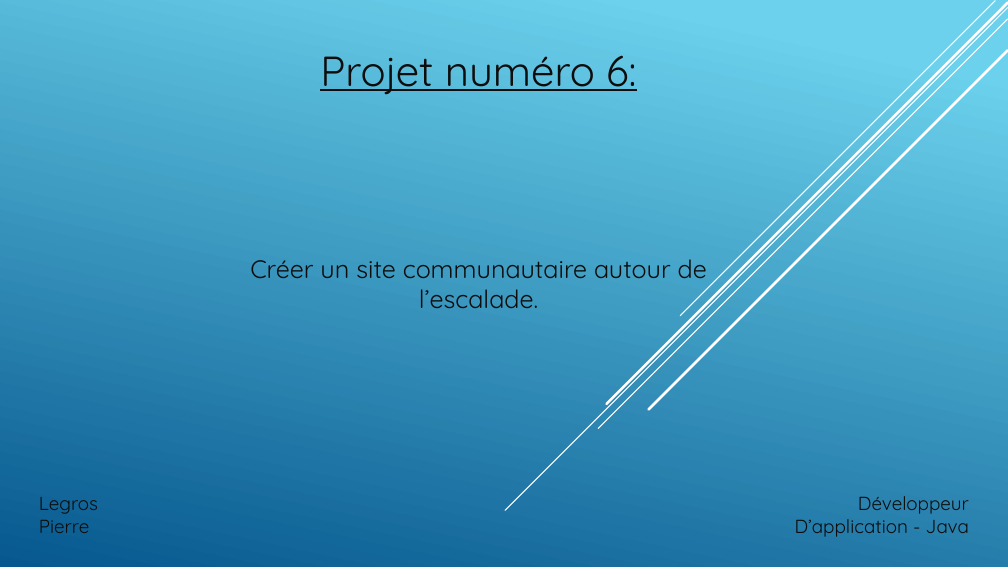
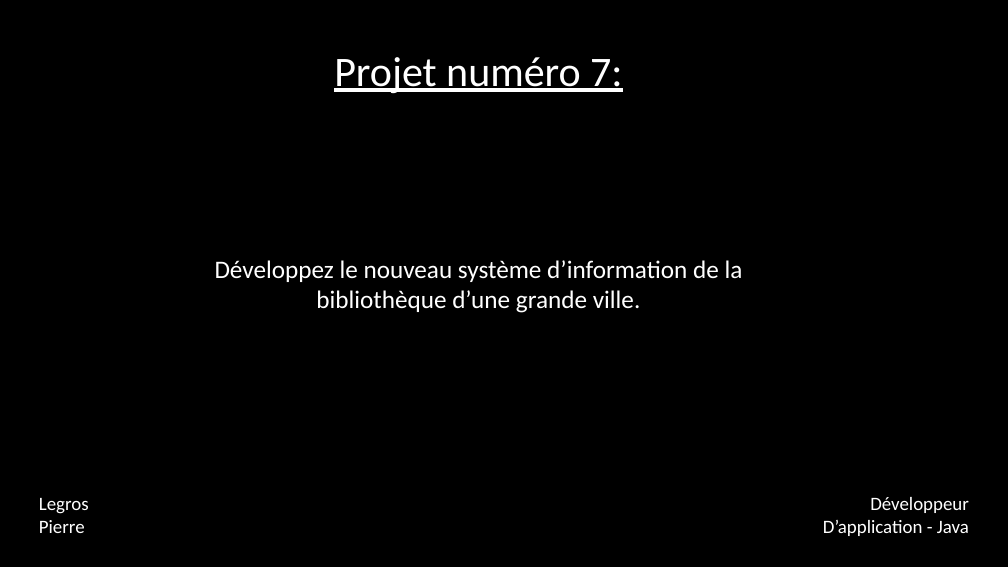
Before and after one commit to luffyerrot/projet7, a slide deck: slide 1 of Projet 7.pptx. Drawn at 1008x567 pixels with LibreOffice and Linux fonts; fonts in the diff are those of the drawing; background and template pictures are left out. Boxes give left, top, right and bottom in pixels: in the first picture for what was removed or moved away, otherwise in the second. Text is boxed around its words. In the diff, an @@ line names an element or a change of style, - is before the commit and + after.

```diff
--- a/Projet 7.pptx
+++ b/Projet 7.pptx
@@ background gradient #6ED2EB to #06588E to picture (left out) @@
@@ line removed from (1008, 8) to (505, 510) @@
@@ line removed from (1008, 19) to (598, 429) @@
@@ line removed from (1008, 3) to (606, 404) @@
@@ line removed from (995, 1) to (681, 316) @@
@@ text at bbox=[334, 57, 622, 94]: text changed; font Quicksand to Calibri; text colour #0D0D0D to #FFFFFF @@
-Projet numéro 6:
+Projet numéro 7:
@@ line removed from (1008, 51) to (649, 410) @@
@@ text at bbox=[215, 260, 743, 313]: text changed; font Quicksand to Calibri; text colour #0D0D0D to #FFFFFF @@
-Créer un site communautaire autour de l’escalade.
+Développez le nouveau système d’information de la bibliothèque d’une grande ville.
@@ text "Legros" at bbox=[39, 498, 89, 533]: font Quicksand to Calibri, text colour #0D0D0D to #FFFFFF @@
@@ text "Développeur" at bbox=[823, 497, 969, 536]: font Quicksand to Calibri, text colour #0D0D0D to #FFFFFF @@
```
Also in this commit, not shown: 2 other slides changed, 2 slides added, 4 slides removed, 18 other files.
